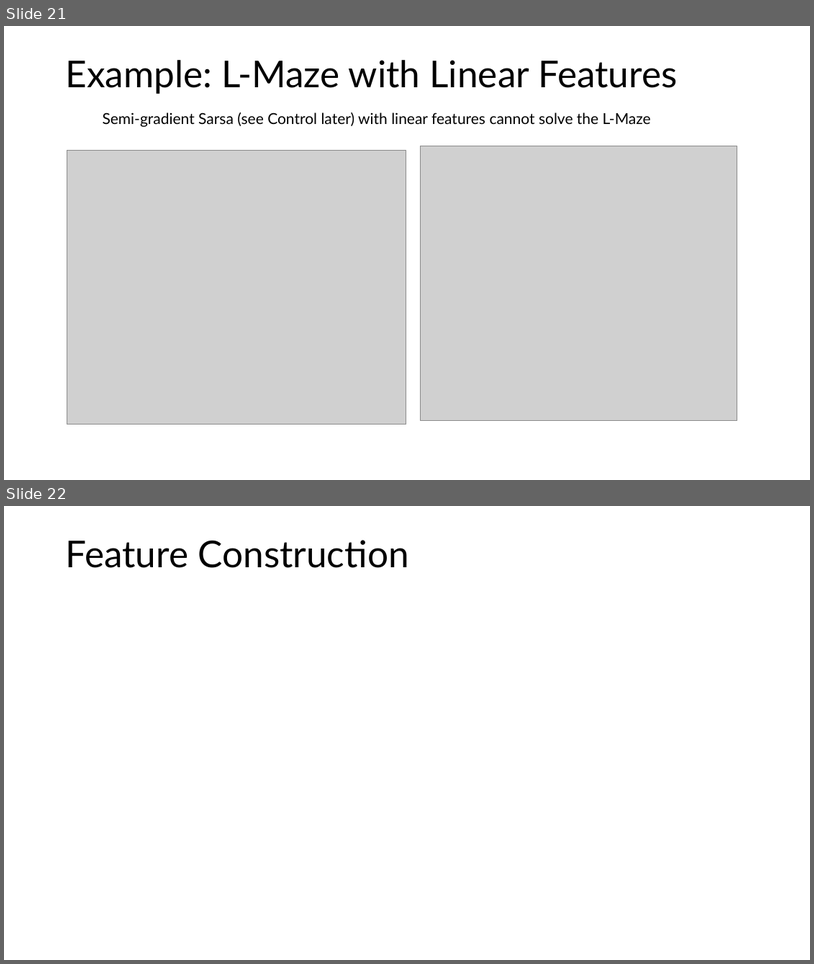
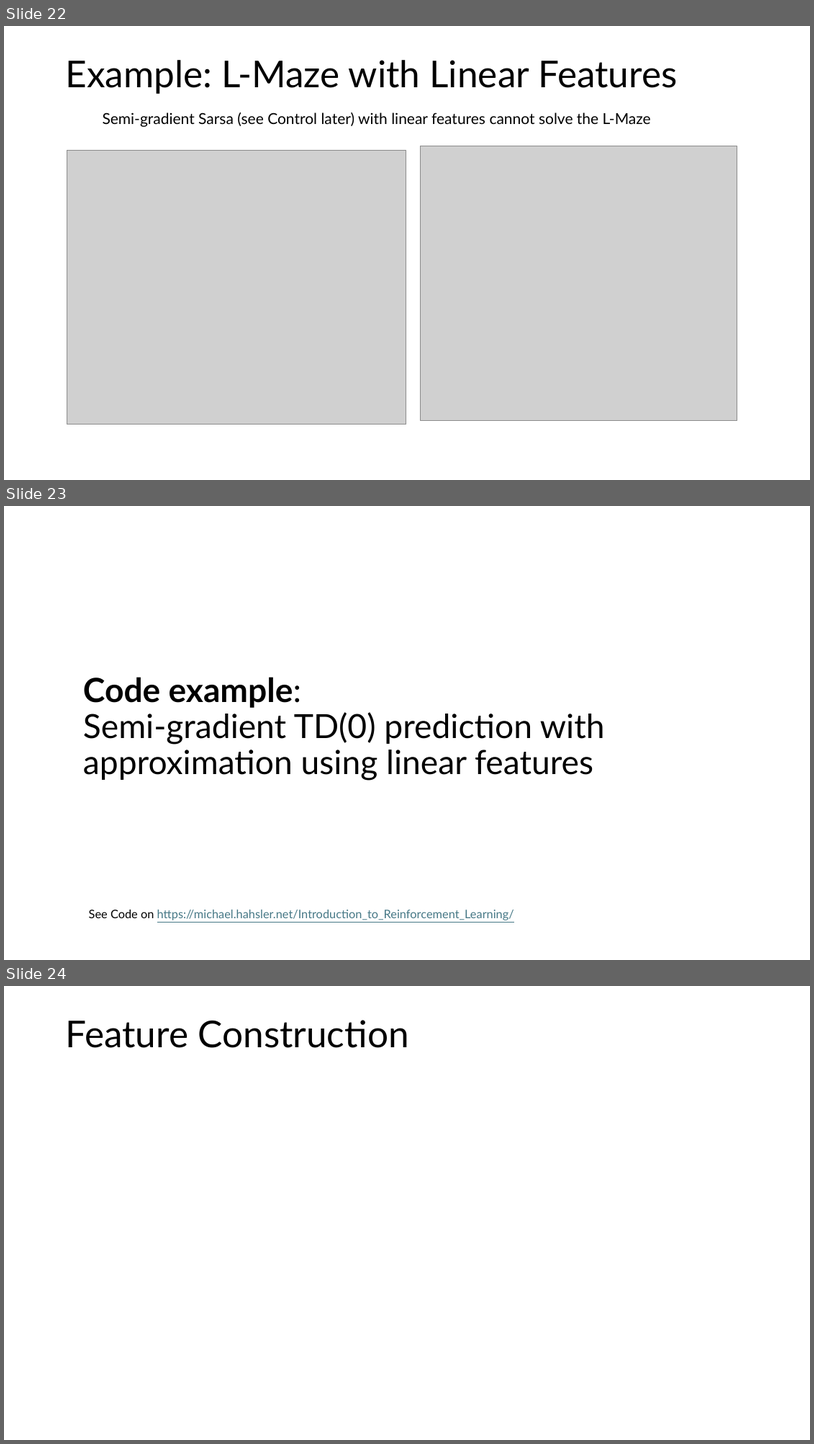
Before and after one commit to mhahsler/Introduction_to_Reinforcement_Learning, a slide deck: slides/Lecture_Chapter09.pptx. Shown one above the other, each under a label of ours: slides 21 and 22 before the commit, slides 22, 23 and 24 after it. The pictures are 814x964 and 814x1444 pixels, drawn with LibreOffice and Linux fonts; fonts in the diff are those of the drawing; grey boxes stand for pictures. Boxes give left, top, right and bottom in pixels: in the first picture for what was removed or moved away, otherwise in the second. Text is boxed around its words. In the diff, an @@ line names an element or a change of style, - is before the commit and + after.

Commit message:
Added code example slides.

```diff
--- a/slides/Lecture_Chapter09.pptx
+++ b/slides/Lecture_Chapter09.pptx
@@ slide 23 added at bbox=[4, 506, 810, 960], background #FFFFFF @@
@@ title added at bbox=[83, 677, 605, 780], 39.6 pt, text #000000 @@
+Code example:
+Semi-gradient TD(0) prediction with approximation using linear features
@@ text added at bbox=[89, 909, 514, 920], 14 pt, text #467886, underline @@
+See Code on https://michael.hahsler.net/Introduction_to_Reinforcement_Learning/
@@ what was slide 21 is now slide 22 @@
@@ what was slide 22 is now slide 24 @@
```
Also in this commit, not shown: 1 slide changed, 2 other slides added, 20 other files.
